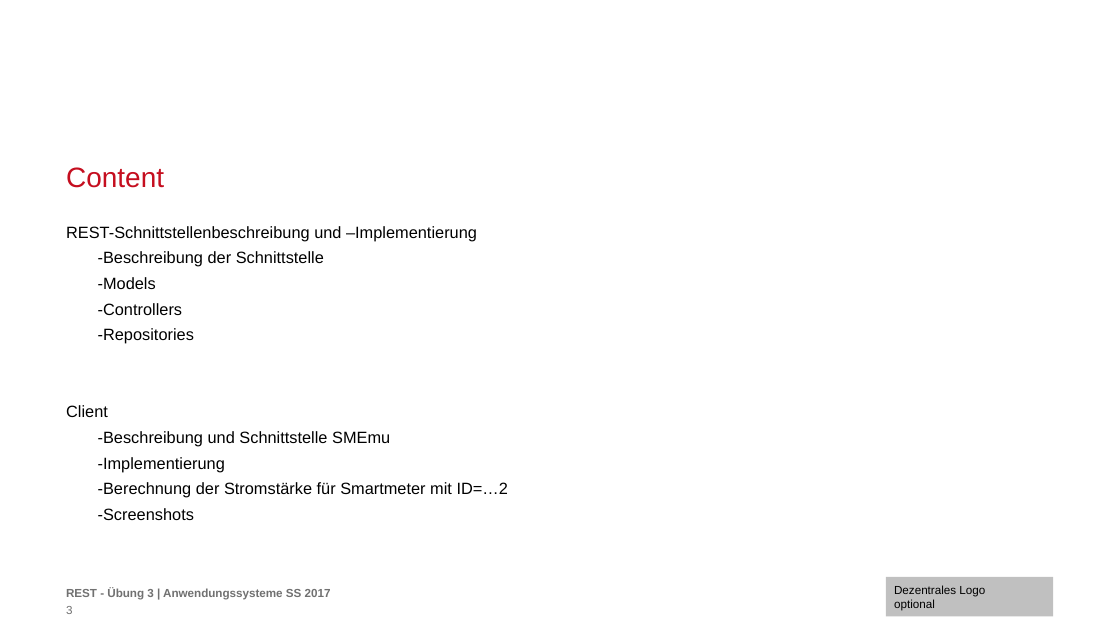
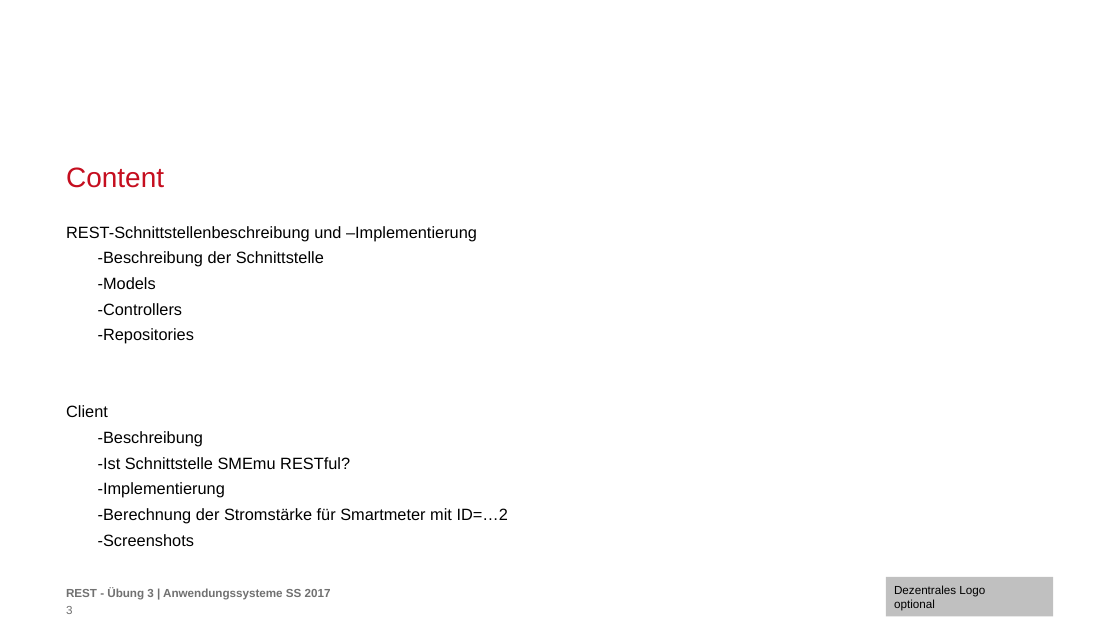
Before and after one commit to jiafug/anwendungssysA3, a slide deck: slide 3 of RESTPräsi.pptx. Drawn at 1120x630 pixels with LibreOffice and Linux fonts; fonts in the diff are those of the drawing; background and template pictures are left out. Boxes give left, top, right and bottom in pixels: in the first picture for what was removed or moved away, otherwise in the second. Text is boxed around its words. In the diff, an @@ line names an element or a change of style, - is before the commit and + after.

```diff
--- a/RESTPräsi.pptx
+++ b/RESTPräsi.pptx
@@ text at [98,431,350,469]: text changed @@
--Beschreibung und Schnittstelle SMEmu
+-Beschreibung
+-Ist Schnittstelle SMEmu RESTful?
```
Also in this commit, not shown: 1 other slide changed, 1 other file.
